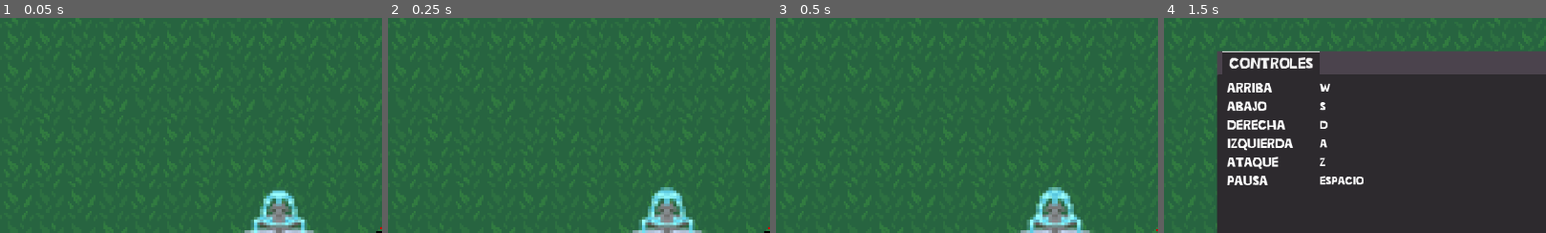
Above: before the commit, frames 1-4 (left to right).
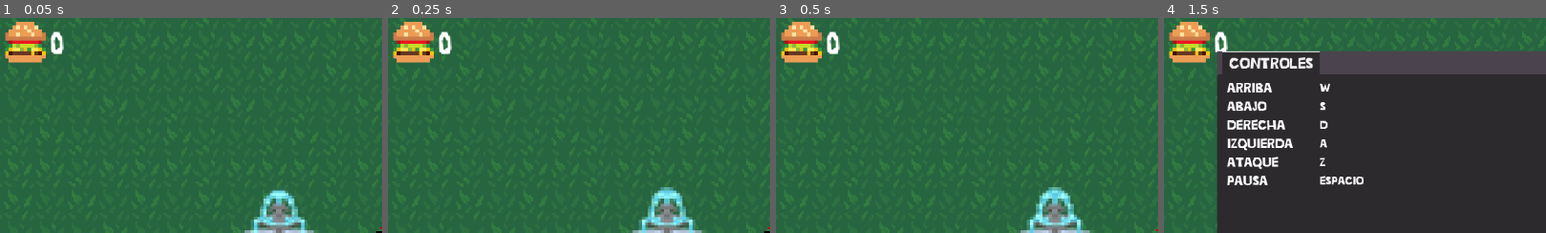
Above: after the commit, the same moments.

Repository: AbrahamReyes08/-
Game: Godot game, scene res://Scenes/MainWorld.tscn
The game is run twice, just before and just after one commit, with the same random seed, the same clock (stepped at 60 frames per second) and the same inputs. This scene is started directly instead of the project's main scene.
Inputs (mouse positions are % of the whole screen's width and height, from its top left):
- Up to frame 1 (0.05 s): no input
- Up to frame 2 (0.25 s): no input
- Up to frame 3 (0.5 s): no input
- Up to frame 4 (1.5 s): click (97, 5) at 0.5 s; tap Enter at 1.25 s; move the mouse to (72, 45) at 1.27 s
The pictures show only the part of the screen within x 0-50%, y 0-50%; the shares and areas given below are measured in that part.

The runs differ from the first frame. In frame 1, 2.0% of the frame differs, in the area x 1-17%, y 1-21%; in frame 2, 2.0%; in frame 3, 2.0%; in frame 4, 2.0%.

Commit message:
pantalla contador

Diff:
--- a/Adds/MovementScenes/arrow.tscn
+++ b/Adds/MovementScenes/arrow.tscn
@@ -1,6 +1,6 @@
 [gd_scene load_steps=11 format=3 uid="uid://bdyu13akwmumn"]
 
-[ext_resource type="Script" path="res://arrow.gd" id="1_4f0gs"]
+[ext_resource type="Script" path="res://Scripts/arrow.gd" id="1_4f0gs"]
 [ext_resource type="Texture2D" uid="uid://occ2s5j1dngq" path="res://Assets/flecha.png" id="2_ns30x"]
 [ext_resource type="Script" path="res://Adds/MovementScenes/HitBoxArrow.gd" id="3_mhjtu"]
 [ext_resource type="PackedScene" uid="uid://cu1rstmxxcj6a" path="res://Adds/MovementScenes/movimeintoflecha.tscn" id="3_plhua"]
--- a/Adds/MovementScenes/movimeintoflecha.tscn
+++ b/Adds/MovementScenes/movimeintoflecha.tscn
@@ -1,6 +1,6 @@
 [gd_scene load_steps=2 format=3 uid="uid://cu1rstmxxcj6a"]
 
-[ext_resource type="Script" path="res://MovimientoFlecha.gd" id="1_bsfux"]
+[ext_resource type="Script" path="res://Scripts/MovimientoFlecha.gd" id="1_bsfux"]
 
 [node name="movimeintoflecha" type="Node"]
 script = ExtResource("1_bsfux")
--- a/Adds/Scenes/arrow_thrower.tscn
+++ b/Adds/Scenes/arrow_thrower.tscn
@@ -1,6 +1,6 @@
 [gd_scene load_steps=3 format=3 uid="uid://bcbl7ac53rpn"]
 
-[ext_resource type="Script" path="res://ArrowThrower.gd" id="1_fr1yo"]
+[ext_resource type="Script" path="res://Scripts/ArrowThrower.gd" id="1_fr1yo"]
 
 [sub_resource type="CircleShape2D" id="CircleShape2D_4l2m3"]
 radius = 110.041
--- a/Scenes/DesertWorld.tscn
+++ b/Scenes/DesertWorld.tscn
@@ -11,6 +11,8 @@
 [ext_resource type="PackedScene" uid="uid://1pfrtj14ocsy" path="res://Adds/Scenes/personaje.tscn" id="8_8ov50"]
 [ext_resource type="Texture2D" uid="uid://dcvphr45xai4y" path="res://imports/pauseIcon.png" id="8_e8n7j"]
 [ext_resource type="Texture2D" uid="uid://d1mf410ur836s" path="res://imports/exit icon.png" id="9_pct6j"]
+[ext_resource type="FontFile" uid="uid://c0c4myavfhko0" path="res://Fonts/ZeroCool.otf" id="11_ow71w"]
+[ext_resource type="Texture2D" uid="uid://c56vqgirh3gfd" path="res://Assets/burger cayendo.png" id="12_2kcvn"]
 [ext_resource type="PackedScene" uid="uid://pyte6dejwilv" path="res://Scenes/pausePopup.tscn" id="12_6kytb"]
 
 [sub_resource type="TileSetAtlasSource" id="TileSetAtlasSource_axgsr"]
@@ -371,9 +373,6 @@
 format = 2
 layer_0/tile_data = PackedInt32Array(655418, 3, 2, 524347, 262147, 0, 655426, 3, 2, 524355, 327683, 0, 720952, 65539, 0 …(12602 unchanged characters)…
 
-[node name="EnemySpawn" type="Timer" parent="."]
-wait_time = 1.25
-
 [node name="arbol" type="Sprite2D" parent="."]
 position = Vector2(550, 364.8)
 scale = Vector2(0.919118, 0.89375)
@@ -406,6 +405,26 @@
 scale = Vector2(0.0405077, 0.0341428)
 texture = ExtResource("9_pct6j")
 
+[node name="coin_number" type="Label" parent="Personaje"]
+offset_left = -203.35
+offset_top = -118.85
+offset_right = -184.35
+offset_bottom = -79.8499
+scale = Vector2(0.5, 0.5)
+theme_override_fonts/font = ExtResource("11_ow71w")
+theme_override_font_sizes/font_size = 30
+text = "1"
+
+[node name="BurgerCayendo" type="Sprite2D" parent="Personaje"]
+position = Vector2(-212.808, -114.725)
+scale = Vector2(1.84896, 1.85938)
+texture = ExtResource("12_2kcvn")
+region_enabled = true
+region_rect = Rect2(8, 0, 16, 16)
+
+[node name="EnemySpawn" type="Timer" parent="."]
+wait_time = 1.25
+
 [node name="arbol2" type="Sprite2D" parent="."]
 position = Vector2(549.2, 300)
 scale = Vector2(0.844778, 0.798789)
@@ -414,7 +433,6 @@
 region_rect = Rect2(344, 320, 136, 136)
 
 [node name="StaticBody2D" type="StaticBody2D" parent="."]
-scale = Vector2(1, 1)
 
 [node name="CollisionPolygon2D" type="CollisionPolygon2D" parent="StaticBody2D"]
 polygon = PackedVector2Array(2, 0, 1149, 0, 1149, 656, -3, 656, -3, 5, 2, 5, 2, 640, 1143, 640, 1144, 6, 1144, 5, 2, 5)
--- a/Scenes/MainWorld.tscn
+++ b/Scenes/MainWorld.tscn
@@ -14,7 +14,9 @@
 [ext_resource type="AudioStream" uid="uid://3smjlv48x1k1" path="res://Sounds/optime mapa.mp3" id="12_vj42s"]
 [ext_resource type="AudioStream" uid="uid://chi8ianedfwie" path="res://Sounds/loop.mp3" id="13_3owdl"]
 [ext_resource type="Texture2D" uid="uid://dcvphr45xai4y" path="res://imports/pauseIcon.png" id="13_7axqv"]
+[ext_resource type="Texture2D" uid="uid://c56vqgirh3gfd" path="res://Assets/burger cayendo.png" id="13_owv08"]
 [ext_resource type="Texture2D" uid="uid://d1mf410ur836s" path="res://imports/exit icon.png" id="15_a1ev0"]
+[ext_resource type="FontFile" uid="uid://c0c4myavfhko0" path="res://Fonts/ZeroCool.otf" id="15_fyg5r"]
 
 [sub_resource type="TileSetAtlasSource" id="TileSetAtlasSource_r7jpm"]
 texture = ExtResource("2_sm8oj")
@@ -434,29 +436,152 @@
 position = Vector2(1099, 605)
 shape = SubResource("CapsuleShape2D_6w20g")
 
-[node name="Tree" type="Sprite2D" parent="."]
+[node name="StaticBody2D" type="StaticBody2D" parent="."]
+collision_mask = 0
+
+[node name="CollisionPolygon2D" type="CollisionPolygon2D" parent="StaticBody2D"]
+position = Vector2(1, 3)
+polygon = PackedVector2Array(735, 64, 735, 18, 847, 18, 847, 50, 1038, 50, 1039, 130, 943, 131, 943, 162, 876.787, 162, 847, 162, 847, 192, 815, 192, 815, 145, 735, 145, 735, 97, 740, 97, 739, 130, 819, 130, 819, 179, 843, 178, 843, 146, 938, 146, 938, 114, 1034, 114, 1035, 55, 843, 55, 843, 23, 740, 23, 740, 65)
+
+[node name="CollisionPolygon2D2" type="CollisionPolygon2D" parent="StaticBody2D"]
+polygon = PackedVector2Array(298, 418, 298, 434, 244, 434, 244, 418, 228, 418, 228, 391, 345, 391, 345, 497, 228, 498, 228, 472, 313, 472, 313, 481, 320, 481, 320, 466, 224, 466, 223, 513, 351, 513, 351, 386, 224, 386, 223, 434, 238, 434, 238, 450, 303, 449, 303, 418)
+
+[node name="CollisionPolygon2D3" type="CollisionPolygon2D" parent="StaticBody2D"]
+polygon = PackedVector2Array(848, 529, 848, 467, 927, 467, 927, 471, 852, 471, 852, 529)
+
+[node name="CollisionPolygon2D4" type="CollisionPolygon2D" parent="StaticBody2D"]
+polygon = PackedVector2Array(959, 466, 975, 466, 975, 593, 848, 593, 848, 562, 852, 562, 852, 578, 971, 578, 971, 470, 959, 470)
+
+[node name="CollisionPolygon2D5" type="CollisionPolygon2D" parent="StaticBody2D"]
+polygon = PackedVector2Array(880, 483, 911, 483, 911, 513, 880, 513)
+
+[node name="CollisionPolygon2D6" type="CollisionPolygon2D" parent="StaticBody2D"]
+position = Vector2(48, 48)
+polygon = PackedVector2Array(880, 483, 911, 483, 911, 513, 880, 513)
+
+[node name="CollisionPolygon2D7" type="CollisionPolygon2D" parent="StaticBody2D"]
+polygon = PackedVector2Array(271, 66, 367, 66, 367, 98, 271, 98)
+
+[node name="CollisionPolygon2D8" type="CollisionPolygon2D" parent="StaticBody2D"]
+polygon = PackedVector2Array(95, 97, 95, 7, 3, 6, 3, 98)
+
+[node name="CollisionPolygon2D10" type="CollisionPolygon2D" parent="StaticBody2D"]
+polygon = PackedVector2Array(3, 6, 3, 2, 1152, 1, 1153, 657, -1, 657, -1, 7, 3, 7, 4, 642, 1145, 642, 1148, 6)
+
+[node name="CollisionPolygon2D11" type="CollisionPolygon2D" parent="StaticBody2D"]
+polygon = PackedVector2Array(883, 326, 879, 326, 871, 333, 874, 335, 869, 338, 873, 341, 867, 349, 870, 353, 867, 357, 870, 359, 867, 363, 871, 365, 870, 368, 875, 367, 876, 371, 881, 369, 881, 373, 886, 372, 891, 372, 891, 368, 894, 368, 894, 369, 897, 369, 897, 366, 894, 365, 895, 363, 898, 364, 898, 360, 897, 358, 899, 358, 899, 355, 896, 353, 899, 350, 895, 342, 896, 338, 892, 335, 895, 333, 891, 330, 891, 328, 887, 327, 885, 325)
+
+[node name="CollisionPolygon2D12" type="CollisionPolygon2D" parent="StaticBody2D"]
+position = Vector2(-157, 131)
+polygon = PackedVector2Array(883, 326, 879, 326, 871, 333, 874, 335, 869, 338, 873, 341, 867, 349, 870, 353, 867, 357, 870, 359, 867, 363, 871, 365, 870, 368, 875, 367, 876, 371, 881, 369, 881, 373, 886, 372, 891, 372, 891, 368, 894, 368, 894, 369, 897, 369, 897, 366, 894, 365, 895, 363, 898, 364, 898, 360, 897, 358, 899, 358, 899, 355, 896, 353, 899, 350, 895, 342, 896, 338, 892, 335, 895, 333, 891, 330, 891, 328, 887, 327, 885, 325)
+
+[node name="CollisionPolygon2D13" type="CollisionPolygon2D" parent="StaticBody2D"]
+position = Vector2(-810, 223)
+polygon = PackedVector2Array(883, 326, 879, 326, 871, 333, 874, 335, 869, 338, 873, 341, 867, 349, 870, 353, 867, 357, 870, 359, 867, 363, 871, 365, 870, 368, 875, 367, 876, 371, 881, 369, 881, 373, 886, 372, 891, 372, 891, 368, 894, 368, 894, 369, 897, 369, 897, 366, 894, 365, 895, 363, 898, 364, 898, 360, 897, 358, 899, 358, 899, 355, 896, 353, 899, 350, 895, 342, 896, 338, 892, 335, 895, 333, 891, 330, 891, 328, 887, 327, 885, 325)
+
+[node name="CollisionPolygon2D14" type="CollisionPolygon2D" parent="StaticBody2D"]
+position = Vector2(-688, 51)
+polygon = PackedVector2Array(883, 326, 879, 326, 871, 333, 874, 335, 869, 338, 873, 341, 867, 349, 870, 353, 867, 357, 870, 359, 867, 363, 871, 365, 870, 368, 875, 367, 876, 371, 881, 369, 881, 373, 886, 372, 891, 372, 891, 368, 894, 368, 894, 369, 897, 369, 897, 366, 894, 365, 895, 363, 898, 364, 898, 360, 897, 358, 899, 358, 899, 355, 896, 353, 899, 350, 895, 342, 896, 338, 892, 335, 895, 333, 891, 330, 891, 328, 887, 327, 885, 325)
+
+[node name="CollisionPolygon2D15" type="CollisionPolygon2D" parent="StaticBody2D"]
+position = Vector2(-484, -276)
+polygon = PackedVector2Array(883, 326, 879, 326, 871, 333, 874, 335, 869, 338, 873, 341, 867, 349, 870, 353, 867, 357, 870, 359, 867, 363, 871, 365, 870, 368, 875, 367, 876, 371, 881, 369, 881, 373, 886, 372, 891, 372, 891, 368, 894, 368, 894, 369, 897, 369, 897, 366, 894, 365, 895, 363, 898, 364, 898, 360, 897, 358, 899, 358, 899, 355, 896, 353, 899, 350, 895, 342, 896, 338, 892, 335, 895, 333, 891, 330, 891, 328, 887, 327, 885, 325)
+
+[node name="CollisionPolygon2D16" type="CollisionPolygon2D" parent="StaticBody2D"]
+position = Vector2(-185, -222)
+polygon = PackedVector2Array(883, 326, 879, 326, 871, 333, 874, 335, 869, 338, 873, 341, 867, 349, 870, 353, 867, 357, 870, 359, 867, 363, 871, 365, 870, 368, 875, 367, 876, 371, 881, 369, 881, 373, 886, 372, 891, 372, 891, 368, 894, 368, 894, 369, 897, 369, 897, 366, 894, 365, 895, 363, 898, 364, 898, 360, 897, 358, 899, 358, 899, 355, 896, 353, 899, 350, 895, 342, 896, 338, 892, 335, 895, 333, 891, 330, 891, 328, 887, 327, 885, 325)
+
+[node name="CollisionPolygon2D9" type="CollisionPolygon2D" parent="StaticBody2D"]
+position = Vector2(-91.0294, -41.2652)
+scale = Vector2(1.19196, 1.14413)
+polygon = PackedVector2Array(515, 301, 511.785, 303.518, 512, 308, 510.107, 307.888, 510.107, 313.133, 506.751, 314.007, 506.751, 319.251, 499.201, 320.125, 489.133, 327.117, 489.133, 341.975, 502, 349, 522, 350, 538, 348, 547, 343, 547, 326, 537, 320, 533, 320, 533, 318, 530, 318, 530, 315, 528, 313, 527, 309, 525, 305, 522, 301)
+
+[node name="Tree" type="Sprite2D" parent="StaticBody2D"]
 position = Vector2(883, 349)
 texture = ExtResource("7_b3jpo")
 
-[node name="Tree2" type="Sprite2D" parent="."]
+[node name="Tree2" type="Sprite2D" parent="StaticBody2D"]
 position = Vector2(73, 572)
 texture = ExtResource("7_b3jpo")
 
-[node name="Tree3" type="Sprite2D" parent="."]
+[node name="Tree3" type="Sprite2D" parent="StaticBody2D"]
 position = Vector2(399, 73)
 texture = ExtResource("7_b3jpo")
 
-[node name="Tree4" type="Sprite2D" parent="."]
+[node name="Tree4" type="Sprite2D" parent="StaticBody2D"]
 position = Vector2(726, 479)
 texture = ExtResource("7_b3jpo")
 
-[node name="Tree5" type="Sprite2D" parent="."]
+[node name="Tree5" type="Sprite2D" parent="StaticBody2D"]
 position = Vector2(698, 127)
 texture = ExtResource("7_b3jpo")
 
-[node name="Tree6" type="Sprite2D" parent="."]
+[node name="Tree6" type="Sprite2D" parent="StaticBody2D"]
 position = Vector2(195, 400)
 texture = ExtResource("7_b3jpo")
+
+[node name="ArrowThrower" parent="." instance=ExtResource("10_kphet")]
+
+[node name="Node" type="Node" parent="."]
+
+[node name="Personaje" parent="." instance=ExtResource("5_cva4f")]
+position = Vector2(578, 325)
+
+[node name="PauseButton" type="Button" parent="Personaje"]
+offset_left = 173.0
+offset_top = -106.0
+offset_right = 190.0
+offset_bottom = -89.0
+
+[node name="Salir" type="Button" parent="Personaje"]
+offset_left = 173.333
+offset_top = -85.3333
+offset_right = 190.333
+offset_bottom = -68.3333
+
+[node name="PauseIcon" type="Sprite2D" parent="Personaje"]
+position = Vector2(181.334, -97.667)
+scale = Vector2(0.0233545, 0.02303)
+texture = ExtResource("13_7axqv")
+
+[node name="ExitIcon" type="Sprite2D" parent="Personaje"]
+position = Vector2(181, -76.333)
+scale = Vector2(0.0405077, 0.0341428)
+texture = ExtResource("15_a1ev0")
+
+[node name="coin_number" type="Label" parent="Personaje"]
+offset_left = -167.0
+offset_top = -104.667
+offset_right = -148.0
+offset_bottom = -65.6666
+scale = Vector2(0.5, 0.5)
+theme_override_fonts/font = ExtResource("15_fyg5r")
+theme_override_font_sizes/font_size = 30
+text = "1"
+
+[node name="BurgerCayendo" type="Sprite2D" parent="Personaje"]
+position = Vector2(-176.458, -100.542)
+scale = Vector2(1.84896, 1.85938)
+texture = ExtResource("13_owv08")
+region_enabled = true
+region_rect = Rect2(8, 0, 16, 16)
+
+[node name="EnemySpawn" type="Timer" parent="."]
+wait_time = 1.25
+
+[node name="Start" type="AudioStreamPlayer2D" parent="."]
+stream = ExtResource("12_vj42s")
+volume_db = 24.0
+bus = &"SFX"
+
+[node name="fondo" type="AudioStreamPlayer2D" parent="."]
+stream = ExtResource("13_3owdl")
+volume_db = 24.0
+autoplay = true
+bus = &"Music"
+
+[node name="Popup2" parent="." instance=ExtResource("11_bljsd")]
+visible = false
 
 [node name="fuente" type="AnimatedSprite2D" parent="."]
 position = Vector2(526.25, 330.5)
@@ -464,114 +589,8 @@
 sprite_frames = SubResource("SpriteFrames_j6ph5")
 frame_progress = 0.414728
 
-[node name="StaticBody2D" type="StaticBody2D" parent="."]
-collision_mask = 0
-
-[node name="CollisionPolygon2D" type="CollisionPolygon2D" parent="StaticBody2D"]
-position = Vector2(1, 3)
-polygon = PackedVector2Array(735, 64, 735, 18, 847, 18, 847, 50, 1038, 50, 1039, 130, 943, 131, 943, 162, 876.787, 162, 847, 162, 847, 192, 815, 192, 815, 145, 735, 145, 735, 97, 740, 97, 739, 130, 819, 130, 819, 179, 843, 178, 843, 146, 938, 146, 938, 114, 1034, 114, 1035, 55, 843, 55, 843, 23, 740, 23, 740, 65)
-
-[node name="CollisionPolygon2D2" type="CollisionPolygon2D" parent="StaticBody2D"]
-polygon = PackedVector2Array(298, 418, 298, 434, 244, 434, 244, 418, 228, 418, 228, 391, 345, 391, 345, 497, 228, 498, 228, 472, 313, 472, 313, 481, 320, 481, 320, 466, 224, 466, 223, 513, 351, 513, 351, 386, 224, 386, 223, 434, 238, 434, 238, 450, 303, 449, 303, 418)
-
-[node name="CollisionPolygon2D3" type="CollisionPolygon2D" parent="StaticBody2D"]
-polygon = PackedVector2Array(848, 529, 848, 467, 927, 467, 927, 471, 852, 471, 852, 529)
-
-[node name="CollisionPolygon2D4" type="CollisionPolygon2D" parent="StaticBody2D"]
-polygon = PackedVector2Array(959, 466, 975, 466, 975, 593, 848, 593, 848, 562, 852, 562, 852, 578, 971, 578, 971, 470, 959, 470)
-
-[node name="CollisionPolygon2D5" type="CollisionPolygon2D" parent="StaticBody2D"]
-polygon = PackedVector2Array(880, 483, 911, 483, 911, 513, 880, 513)
-
-[node name="CollisionPolygon2D6" type="CollisionPolygon2D" parent="StaticBody2D"]
-position = Vector2(48, 48)
-polygon = PackedVector2Array(880, 483, 911, 483, 911, 513, 880, 513)
-
-[node name="CollisionPolygon2D7" type="CollisionPolygon2D" parent="StaticBody2D"]
-polygon = PackedVector2Array(271, 66, 367, 66, 367, 98, 271, 98)
-
-[node name="CollisionPolygon2D8" type="CollisionPolygon2D" parent="StaticBody2D"]
-polygon = PackedVector2Array(95, 97, 95, 7, 3, 6, 3, 98)
-
-[node name="CollisionPolygon2D10" type="CollisionPolygon2D" parent="StaticBody2D"]
-polygon = PackedVector2Array(3, 6, 3, 2, 1152, 1, 1153, 657, -1, 657, -1, 7, 3, 7, 4, 642, 1145, 642, 1148, 6)
-
-[node name="CollisionPolygon2D11" type="CollisionPolygon2D" parent="StaticBody2D"]
-polygon = PackedVector2Array(883, 326, 879, 326, 871, 333, 874, 335, 869, 338, 873, 341, 867, 349, 870, 353, 867, 357, 870, 359, 867, 363, 871, 365, 870, 368, 875, 367, 876, 371, 881, 369, 881, 373, 886, 372, 891, 372, 891, 368, 894, 368, 894, 369, 897, 369, 897, 366, 894, 365, 895, 363, 898, 364, 898, 360, 897, 358, 899, 358, 899, 355, 896, 353, 899, 350, 895, 342, 896, 338, 892, 335, 895, 333, 891, 330, 891, 328, 887, 327, 885, 325)
-
-[node name="CollisionPolygon2D12" type="CollisionPolygon2D" parent="StaticBody2D"]
-position = Vector2(-157, 131)
-polygon = PackedVector2Array(883, 326, 879, 326, 871, 333, 874, 335, 869, 338, 873, 341, 867, 349, 870, 353, 867, 357, 870, 359, 867, 363, 871, 365, 870, 368, 875, 367, 876, 371, 881, 369, 881, 373, 886, 372, 891, 372, 891, 368, 894, 368, 894, 369, 897, 369, 897, 366, 894, 365, 895, 363, 898, 364, 898, 360, 897, 358, 899, 358, 899, 355, 896, 353, 899, 350, 895, 342, 896, 338, 892, 335, 895, 333, 891, 330, 891, 328, 887, 327, 885, 325)
-
-[node name="CollisionPolygon2D13" type="CollisionPolygon2D" parent="StaticBody2D"]
-position = Vector2(-810, 223)
-polygon = PackedVector2Array(883, 326, 879, 326, 871, 333, 874, 335, 869, 338, 873, 341, 867, 349, 870, 353, 867, 357, 870, 359, 867, 363, 871, 365, 870, 368, 875, 367, 876, 371, 881, 369, 881, 373, 886, 372, 891, 372, 891, 368, 894, 368, 894, 369, 897, 369, 897, 366, 894, 365, 895, 363, 898, 364, 898, 360, 897, 358, 899, 358, 899, 355, 896, 353, 899, 350, 895, 342, 896, 338, 892, 335, 895, 333, 891, 330, 891, 328, 887, 327, 885, 325)
-
-[node name="CollisionPolygon2D14" type="CollisionPolygon2D" parent="StaticBody2D"]
-position = Vector2(-688, 51)
-polygon = PackedVector2Array(883, 326, 879, 326, 871, 333, 874, 335, 869, 338, 873, 341, 867, 349, 870, 353, 867, 357, 870, 359, 867, 363, 871, 365, 870, 368, 875, 367, 876, 371, 881, 369, 881, 373, 886, 372, 891, 372, 891, 368, 894, 368, 894, 369, 897, 369, 897, 366, 894, 365, 895, 363, 898, 364, 898, 360, 897, 358, 899, 358, 899, 355, 896, 353, 899, 350, 895, 342, 896, 338, 892, 335, 895, 333, 891, 330, 891, 328, 887, 327, 885, 325)
-
-[node name="CollisionPolygon2D15" type="CollisionPolygon2D" parent="StaticBody2D"]
-position = Vector2(-484, -276)
-polygon = PackedVector2Array(883, 326, 879, 326, 871, 333, 874, 335, 869, 338, 873, 341, 867, 349, 870, 353, 867, 357, 870, 359, 867, 363, 871, 365, 870, 368, 875, 367, 876, 371, 881, 369, 881, 373, 886, 372, 891, 372, 891, 368, 894, 368, 894, 369, 897, 369, 897, 366, 894, 365, 895, 363, 898, 364, 898, 360, 897, 358, 899, 358, 899, 355, 896, 353, 899, 350, 895, 342, 896, 338, 892, 335, 895, 333, 891, 330, 891, 328, 887, 327, 885, 325)
-
-[node name="CollisionPolygon2D16" type="CollisionPolygon2D" parent="StaticBody2D"]
-position = Vector2(-185, -222)
-polygon = PackedVector2Array(883, 326, 879, 326, 871, 333, 874, 335, 869, 338, 873, 341, 867, 349, 870, 353, 867, 357, 870, 359, 867, 363, 871, 365, 870, 368, 875, 367, 876, 371, 881, 369, 881, 373, 886, 372, 891, 372, 891, 368, 894, 368, 894, 369, 897, 369, 897, 366, 894, 365, 895, 363, 898, 364, 898, 360, 897, 358, 899, 358, 899, 355, 896, 353, 899, 350, 895, 342, 896, 338, 892, 335, 895, 333, 891, 330, 891, 328, 887, 327, 885, 325)
-
-[node name="CollisionPolygon2D9" type="CollisionPolygon2D" parent="StaticBody2D"]
-position = Vector2(-91.0294, -41.2652)
-scale = Vector2(1.19196, 1.14413)
-polygon = PackedVector2Array(515, 301, 511.785, 303.518, 512, 308, 510.107, 307.888, 510.107, 313.133, 506.751, 314.007, 506.751, 319.251, 499.201, 320.125, 489.133, 327.117, 489.133, 341.975, 502, 349, 522, 350, 538, 348, 547, 343, 547, 326, 537, 320, 533, 320, 533, 318, 530, 318, 530, 315, 528, 313, 527, 309, 525, 305, 522, 301)
-
-[node name="EnemySpawn" type="Timer" parent="."]
-wait_time = 1.25
-
-[node name="ArrowThrower" parent="." instance=ExtResource("10_kphet")]
-
-[node name="Node" type="Node" parent="."]
-
-[node name="Personaje" parent="." instance=ExtResource("5_cva4f")]
-position = Vector2(578, 325)
-
-[node name="PauseButton" type="Button" parent="Personaje"]
-offset_left = 173.0
-offset_top = -106.0
-offset_right = 190.0
-offset_bottom = -89.0
-
-[node name="Salir" type="Button" parent="Personaje"]
-offset_left = 173.333
-offset_top = -85.3333
-offset_right = 190.333
-offset_bottom = -68.3333
-
-[node name="PauseIcon" type="Sprite2D" parent="Personaje"]
-position = Vector2(181.334, -97.667)
-scale = Vector2(0.0233545, 0.02303)
-texture = ExtResource("13_7axqv")
-
-[node name="ExitIcon" type="Sprite2D" parent="Personaje"]
-position = Vector2(181, -76.333)
-scale = Vector2(0.0405077, 0.0341428)
-texture = ExtResource("15_a1ev0")
-
-[node name="Start" type="AudioStreamPlayer2D" parent="."]
-stream = ExtResource("12_vj42s")
-volume_db = 24.0
-bus = &"SFX"
-
-[node name="fondo" type="AudioStreamPlayer2D" parent="."]
-stream = ExtResource("13_3owdl")
-volume_db = 24.0
-autoplay = true
-bus = &"Music"
-
-[node name="Popup2" parent="." instance=ExtResource("11_bljsd")]
-visible = false
-
 [connection signal="child_exiting_tree" from="." to="." method="_on_child_exiting_tree"]
-[connection signal="timeout" from="EnemySpawn" to="." method="_on_enemy_spawn_timeout"]
 [connection signal="pressed" from="Personaje/PauseButton" to="." method="_on_pause_button_pressed"]
 [connection signal="pressed" from="Personaje/Salir" to="." method="_on_salir_pressed"]
+[connection signal="timeout" from="EnemySpawn" to="." method="_on_enemy_spawn_timeout"]
 [connection signal="visibility_changed" from="Popup2" to="." method="_on_popup_2_visibility_changed"]
--- a/Scenes/coin.tscn
+++ b/Scenes/coin.tscn
@@ -1,85 +1,23 @@
-[gd_scene load_steps=8 format=3 uid="uid://bf2nd1p6qpwv7"]
+[gd_scene load_steps=4 format=3 uid="uid://bf2nd1p6qpwv7"]
 
-[ext_resource type="Script" path="res://coin.gd" id="1_gvc60"]
-[ext_resource type="Texture2D" uid="uid://cph5fyelv0k7o" path="res://Assets/coin.png" id="2_ucvar"]
+[ext_resource type="Script" path="res://Scripts/coin.gd" id="1_yxfsk"]
+[ext_resource type="Texture2D" uid="uid://c56vqgirh3gfd" path="res://Assets/burger cayendo.png" id="2_wiple"]
 
 [sub_resource type="CircleShape2D" id="CircleShape2D_ugrbb"]
-radius = 7.0
-
-[sub_resource type="Animation" id="Animation_42p0q"]
-length = 0.001
-tracks/0/type = "value"
-tracks/0/imported = false
-tracks/0/enabled = true
-tracks/0/path = NodePath("Sprite2D:frame")
-tracks/0/interp = 1
-tracks/0/loop_wrap = true
-tracks/0/keys = {
-"times": PackedFloat32Array(0),
-"transitions": PackedFloat32Array(1),
-"update": 1,
-"values": [0]
-}
-
-[sub_resource type="Animation" id="Animation_38yfo"]
-resource_name = "active"
-length = 0.75
-tracks/0/type = "value"
-tracks/0/imported = false
-tracks/0/enabled = true
-tracks/0/path = NodePath("Sprite2D:frame")
-tracks/0/interp = 1
-tracks/0/loop_wrap = true
-tracks/0/keys = {
-"times": PackedFloat32Array(0, 0.1, 0.2, 0.3, 0.4, 0.5, 0.6, 0.7),
-"transitions": PackedFloat32Array(1, 1, 1, 1, 1, 1, 1, 1),
-"update": 1,
-"values": [0, 1, 2, 3, 4, 5, 6, 7]
-}
-
-[sub_resource type="Animation" id="Animation_2tblw"]
-resource_name = "sui"
-length = 0.75
-tracks/0/type = "value"
-tracks/0/imported = false
-tracks/0/enabled = true
-tracks/0/path = NodePath("Sprite2D:frame")
-tracks/0/interp = 1
-tracks/0/loop_wrap = true
-tracks/0/keys = {
-"times": PackedFloat32Array(0, 0.1, 0.2, 0.3, 0.4, 0.5, 0.6, 0.7),
-"transitions": PackedFloat32Array(1, 1, 1, 1, 1, 1, 1, 1),
-"update": 1,
-"values": [0, 1, 2, 3, 4, 5, 6, 7]
-}
-
-[sub_resource type="AnimationLibrary" id="AnimationLibrary_g6vbt"]
-_data = {
-"RESET": SubResource("Animation_42p0q"),
-"active": SubResource("Animation_38yfo"),
-"sui": SubResource("Animation_2tblw")
-}
+radius = 6.03308
 
 [node name="coin" type="Area2D"]
 scale = Vector2(2.3, 2.3)
-script = ExtResource("1_gvc60")
+script = ExtResource("1_yxfsk")
 
 [node name="Sprite2D" type="Sprite2D" parent="."]
-position = Vector2(-1.02282, -0.0754851)
-scale = Vector2(0.183714, 0.154591)
-texture = ExtResource("2_ucvar")
-hframes = 8
-frame = 7
+position = Vector2(0.869565, -2.6087)
+texture = ExtResource("2_wiple")
+region_enabled = true
+region_rect = Rect2(8, 0, 16, 16)
 
 [node name="CollisionShape2D" type="CollisionShape2D" parent="."]
-position = Vector2(-0.8, 0)
+position = Vector2(-0.434783, 0.434783)
 shape = SubResource("CircleShape2D_ugrbb")
 
-[node name="anim" type="AnimationPlayer" parent="."]
-autoplay = "active"
-reset_on_save = false
-libraries = {
-"": SubResource("AnimationLibrary_g6vbt")
-}
-
 [connection signal="area_entered" from="." to="." method="_on_area_entered"]
--- a/Scripts/DesertWorld.gd
+++ b/Scripts/DesertWorld.gd
@@ -12,6 +12,8 @@
 func _process(delta):
 	if Input.is_action_just_pressed("Pause"):
 		$Popup2.popup()
+
+	$Personaje/coin_number.text = var_to_str(player_data.coin)
 
 func _on_enemy_spawn_timeout():
 	if(cantenemy<maxenemy):
--- a/Scripts/MainWorld.gd
+++ b/Scripts/MainWorld.gd
@@ -21,6 +21,8 @@
 
 	if Input.is_action_just_pressed("Pause"):
 		$Popup2.visible=true
+
+	$Personaje/coin_number.text = var_to_str(player_data.coin)
 
 func _on_enemy_spawn_timeout():
 	if(cantenemy<maxenemy):
--- a/Scripts/Menu.gd
+++ b/Scripts/Menu.gd
@@ -1,5 +1,4 @@
 extends Control
-
 
 func _on_jugar_pressed():
 	$Popup2.popup()
--- a/coin.gd
+++ b/Scripts/coin.gd
@@ -1,10 +1,8 @@
 extends Area2D
 
-@onready var animCoin =$anim
-
-func _physics_process(delta):
-	animCoin.play("active")
 
 func _on_area_entered(area):
 	if area.name=="enterCoin":
+		player_data.coin+=1
+		print(player_data.coin)
 		queue_free()
--- /dev/null
+++ b/Scripts/datos.gd
@@ -0,0 +1,4 @@
+extends CanvasLayer
+
+func _process(delta):
+	$coin_number.text = var_to_str(player_data.coin)
--- /dev/null
+++ b/Scripts/player_data.gd
@@ -0,0 +1,4 @@
+extends Node
+class_name player_data
+
+static var coin=0
--- /dev/null
+++ b/player_data.gd
@@ -0,0 +1 @@
+extends Node
Not shown: 2 places in Scenes/DesertWorld.tscn that only renumber resources
Not shown: 1 places in Scenes/MainWorld.tscn that only renumber resources
Renamed: ArrowThrower.gd -> Scripts/ArrowThrower.gd
Renamed: MovimientoFlecha.gd -> Scripts/MovimientoFlecha.gd
Renamed: arrow.gd -> Scripts/arrow.gd
